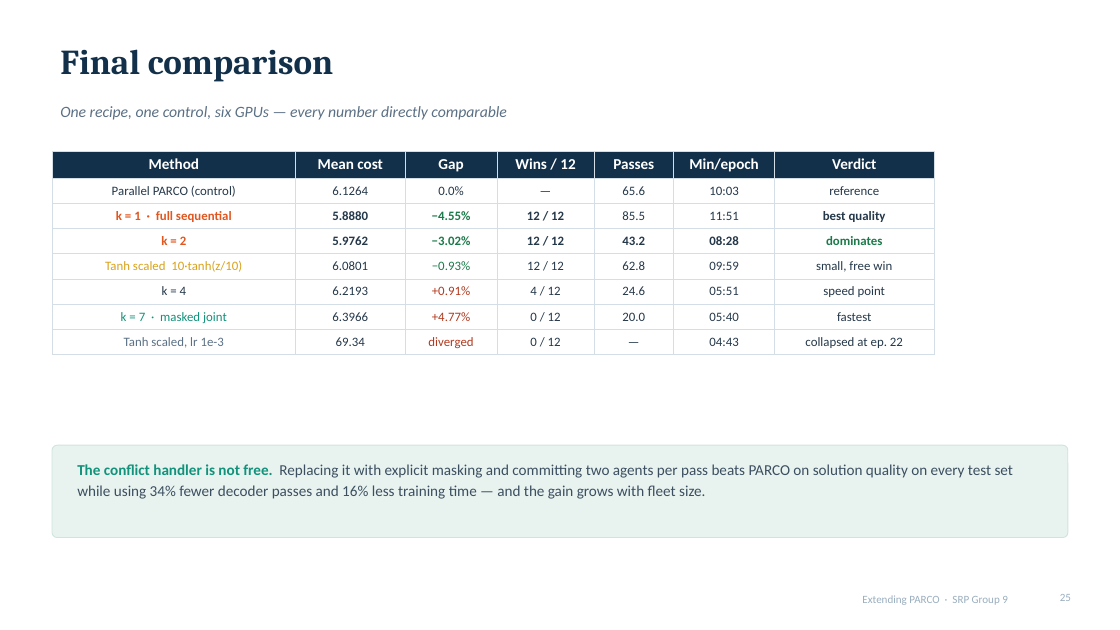
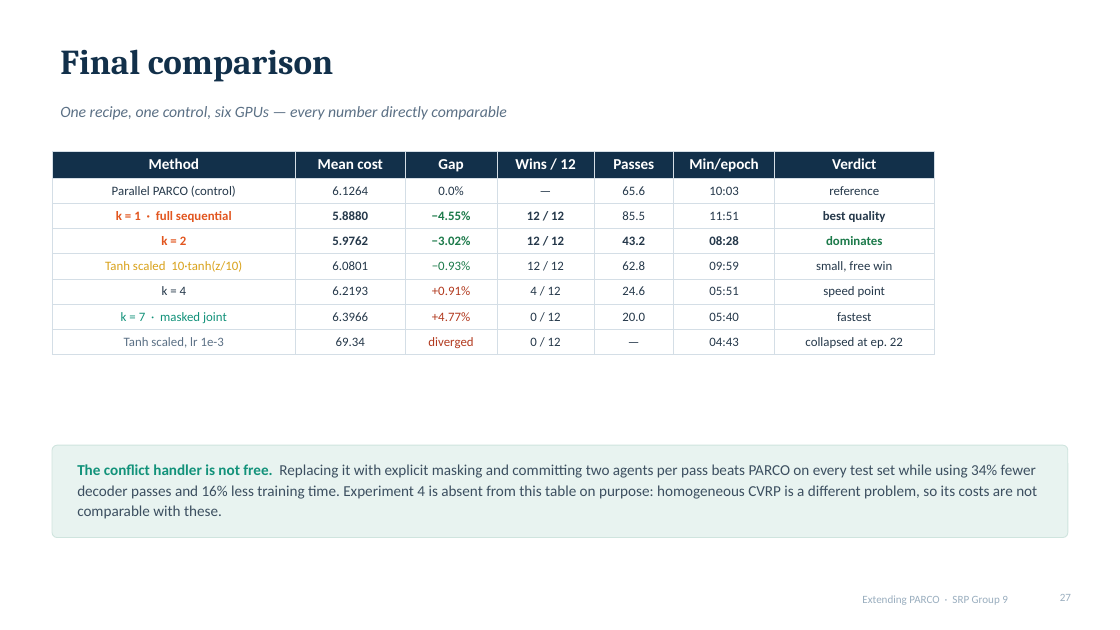
Before and after one commit to Akshai-Athota/parco, a slide deck: slide 27 of deck/PARCO_SRP_Deck_v2.pptx (slide 25 before the commit). Drawn at 1120x630 pixels with LibreOffice and Linux fonts; fonts in the diff are those of the drawing. Boxes give left, top, right and bottom in pixels: in the first picture for what was removed or moved away, otherwise in the second. Text is boxed around its words. In the diff, an @@ line names an element or a change of style, - is before the commit and + after.

```diff
--- a/deck/PARCO_SRP_Deck_v2.pptx
+++ b/deck/PARCO_SRP_Deck_v2.pptx
@@ text at (77,464,1037,519): text changed @@
-The conflict handler is not free. Replacing it with explicit masking and committing two agents per pass beats PARCO on solution quality on every test set while using 34% fewer decoder passes and 16% less training time — and the gain grows with fleet size.
+The conflict handler is not free. Replacing it with explicit masking and committing two agents per pass beats PARCO on every test set while using 34% fewer decoder passes and 16% less training time. Experiment 4 is absent from this table on purpose: homogeneous CVRP is a different problem, so its costs are not comparable with these.
@@ page number at (1060,594,1071,601): text changed @@
-25
+27
```
Also in this commit, not shown: 1 other slide changed, 2 slides added, 1 other file.
